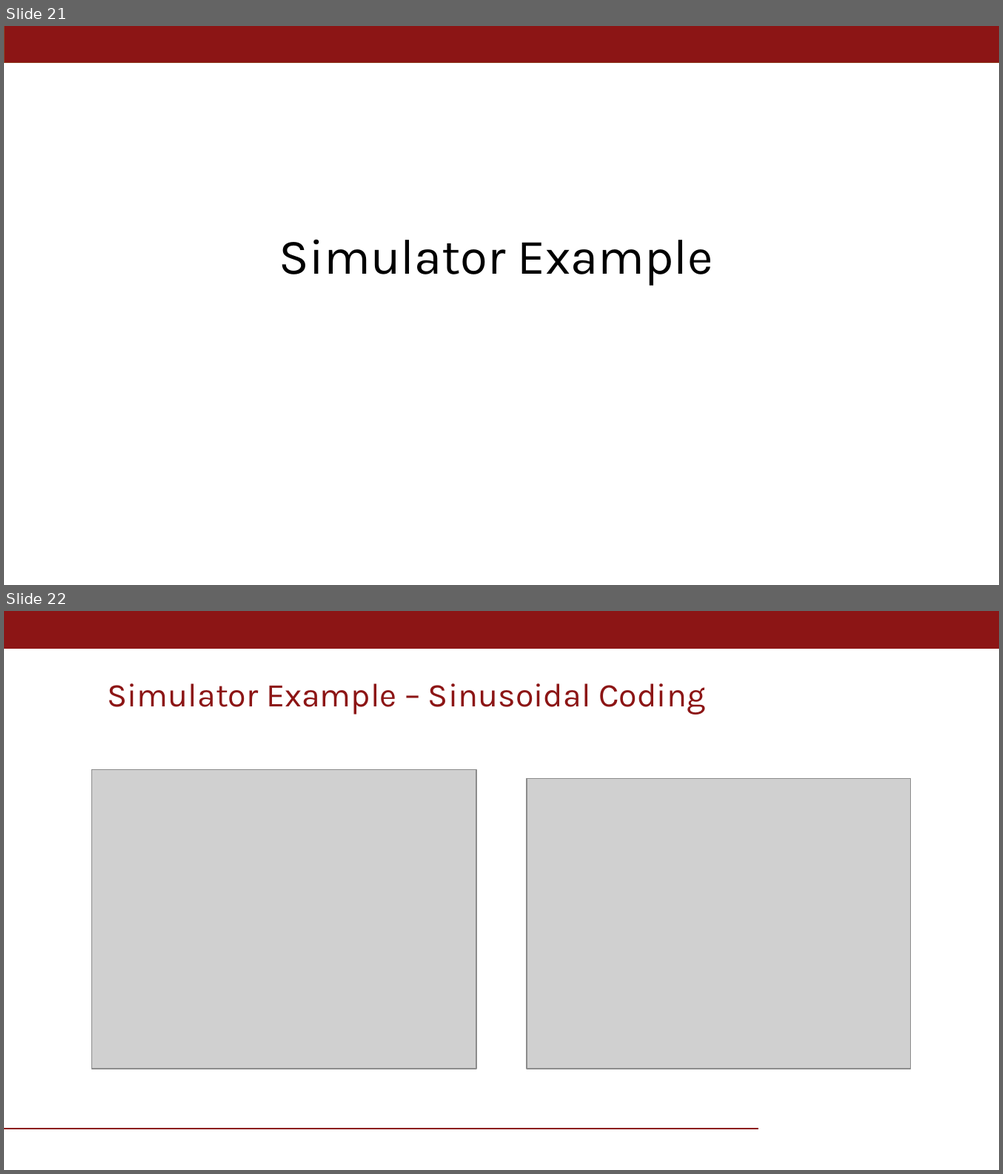
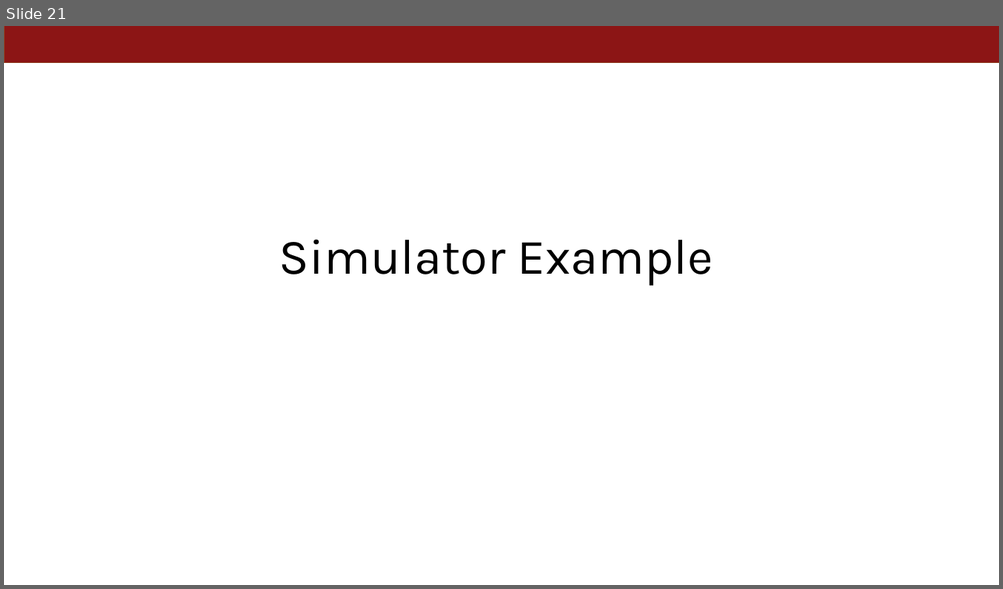
Before and after one commit to nsgaudio/ToF-Coding-Function-Optimization, a slide deck: CS231N_project_v2.pptx. Shown one above the other, each under a label of ours: slides 21 and 22 before the commit, slide 21 after it. The pictures are 1003x1174 and 1003x589 pixels, drawn with LibreOffice and Linux fonts; fonts in the diff are those of the drawing; grey boxes stand for pictures; background and template pictures are left out. Boxes give left, top, right and bottom in pixels: in the first picture for what was removed or moved away, otherwise in the second. Text is boxed around its words. In the diff, an @@ line names an element or a change of style, - is before the commit and + after.

```diff
--- a/CS231N_project_v2.pptx
+++ b/CS231N_project_v2.pptx
@@ slide 22 removed at [4, 611, 999, 1170], background #FFFFFF @@
@@ rectangle removed at [4, 611, 999, 649] @@
@@ title removed at [107, 684, 705, 715] @@
-Simulator Example – Sinusoidal Coding
@@ picture removed at [91, 770, 476, 1070] @@
@@ picture removed at [526, 779, 910, 1070] @@
@@ line removed from (4, 1129) to (758, 1129) @@
```
Also in this commit, not shown: 2 slides changed, 2 slides added, 4 other files.
